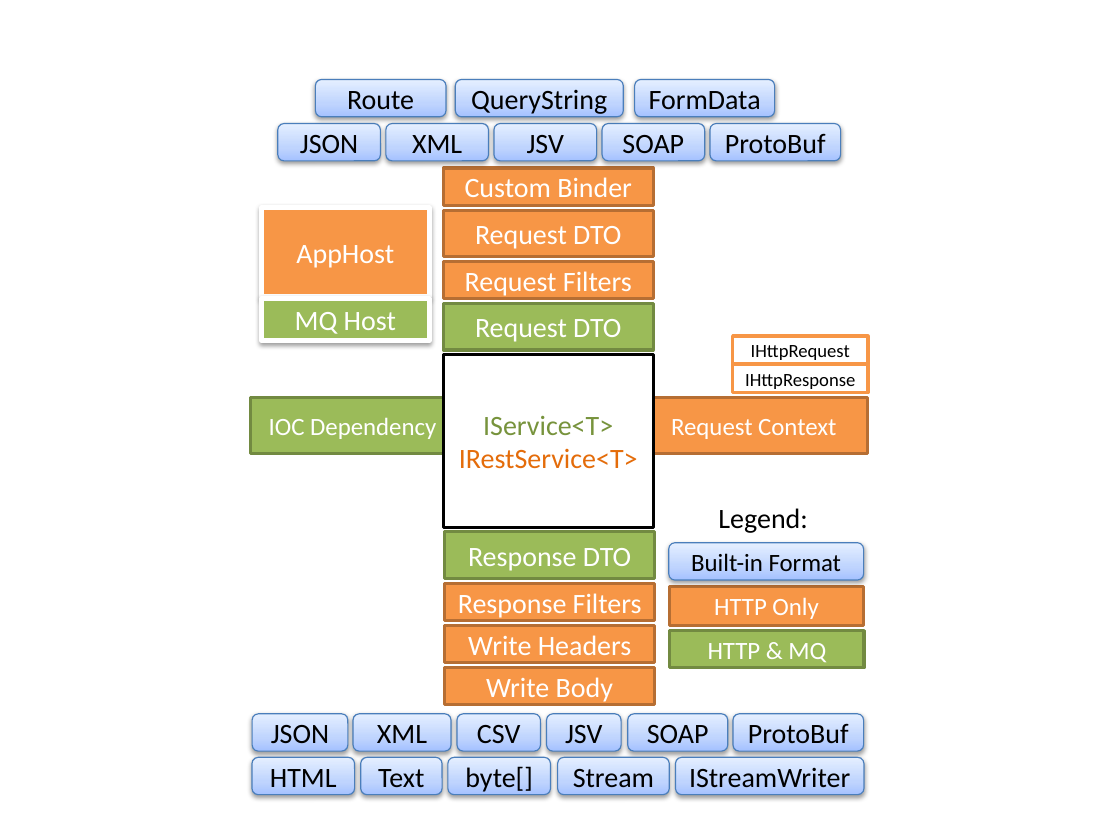
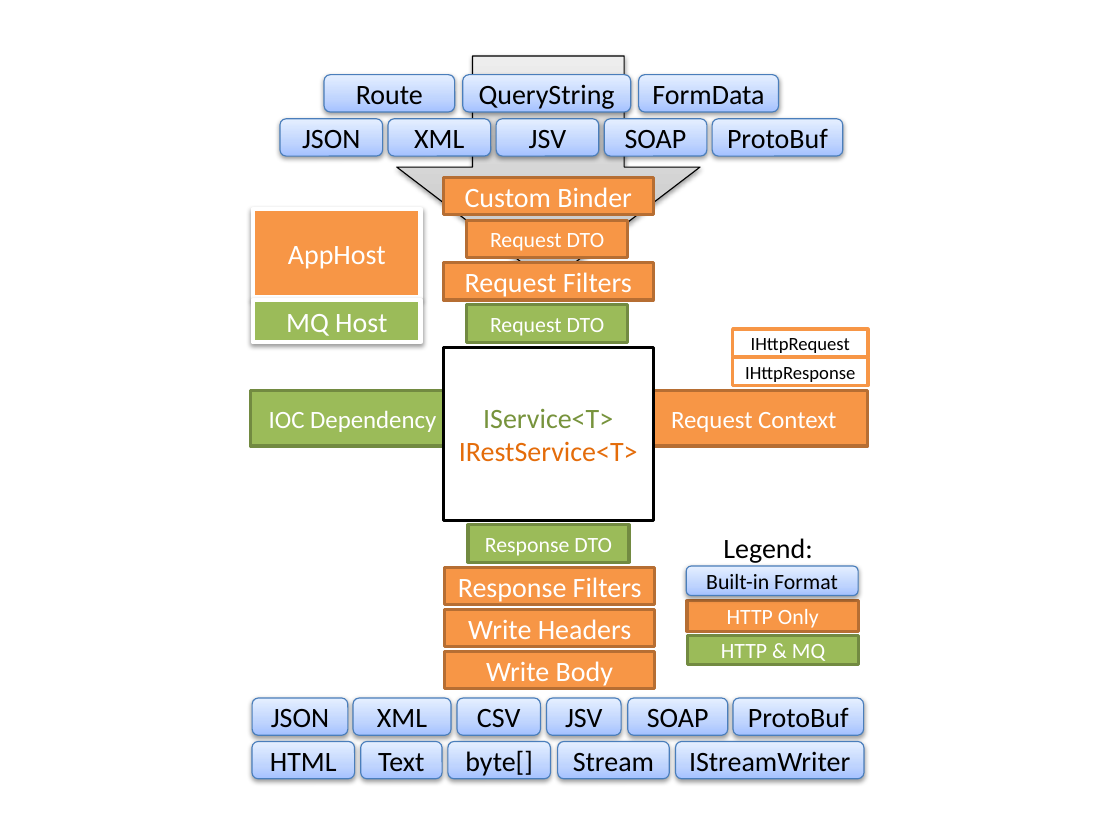
Before and after one commit to ServiceStack/ServiceStack.Extras, a slide deck: slide 1 of html/files/servicestack-architecture-tree.pptx. Drawn at 1120x840 pixels with LibreOffice and Linux fonts; fonts in the diff are those of the drawing. Boxes give left, top, right and bottom in pixels: in the first picture for what was removed or moved away, otherwise in the second. Text is boxed around its words. In the diff, an @@ line names an element or a change of style, - is before the commit and + after.

```diff
--- a/html/files/servicestack-architecture-tree.pptx
+++ b/html/files/servicestack-architecture-tree.pptx
@@ down arrow added at (396,56,700,283), fill gradient #BDBDBD to #D1D1D1 to #EEEEEE, outline #000000 0.75 pt @@
@@ rounded rectangle "Route": place and size @@
-rounded rectangle "Route" at (316,80,447,116)
+rounded rectangle "Route" at (324,75,455,112)
@@ 3 rounded rectangles: place and size @@
-3 rounded rectangles at (386,80,775,160)
+3 rounded rectangles at (389,75,778,156)
@@ rectangle "Custom Binder": place and size @@
-rectangle "Custom Binder" at (444,168,653,205)
+rectangle "Custom Binder" at (444,177,653,214)
@@ rectangle "AppHost": place and size @@
-rectangle "AppHost" at (261,207,429,296)
+rectangle "AppHost" at (253,209,421,298)
@@ rectangle "Request DTO": place and size @@
-rectangle "Request DTO" at (444,211,653,258)
+rectangle "Request DTO" at (467,221,628,258)
@@ rectangle "MQ Host": place and size @@
-rectangle "MQ Host" at (261,299,429,342)
+rectangle "MQ Host" at (253,300,421,343)
@@ rectangle "Request DTO": place and size @@
-rectangle "Request DTO" at (444,304,653,351)
+rectangle "Request DTO" at (467,305,628,342)
@@ 4 rounded rectangles, 1 rectangle: place and size @@
-4 rounded rectangles, 1 rectangle at (278,123,868,364)
+4 rounded rectangles, 1 rectangle at (280,119,868,357)
@@ 4 rectangles: place and size @@
-4 rectangles at (251,355,868,528)
+4 rectangles at (251,347,868,520)
@@ size 18 to 14 pt in 3 elements at (467,305,628,342), (467,221,628,258), (468,525,629,562) @@
@@ rectangle "Response DTO": place and size @@
-rectangle "Response DTO" at (445,532,654,579)
+rectangle "Response DTO" at (468,525,629,562)
@@ text "Legend:": place and size @@
-text "Legend:" at (718,508,807,533)
+text "Legend:" at (723,538,812,563)
@@ size 16 to 14 pt in 3 elements at (688,635,859,664), (687,600,858,631), (687,566,858,595) @@
@@ rounded rectangle "Built-in Format": place and size @@
-rounded rectangle "Built-in Format" at (669,543,864,580)
+rounded rectangle "Built-in Format" at (687,566,858,595)
@@ rectangle "HTTP Only": place and size @@
-rectangle "HTTP Only" at (670,587,864,626)
+rectangle "HTTP Only" at (687,600,858,631)
@@ rectangle "HTTP & MQ": place and size @@
-rectangle "HTTP & MQ" at (670,631,864,668)
+rectangle "HTTP & MQ" at (688,635,859,664)
@@ 11 rounded rectangles, 3 rectangles: place and size @@
-11 rounded rectangles, 3 rectangles at (252,584,864,794)
+11 rounded rectangles, 3 rectangles at (252,568,864,778)
```
Also in this commit, not shown: 1 other file.
